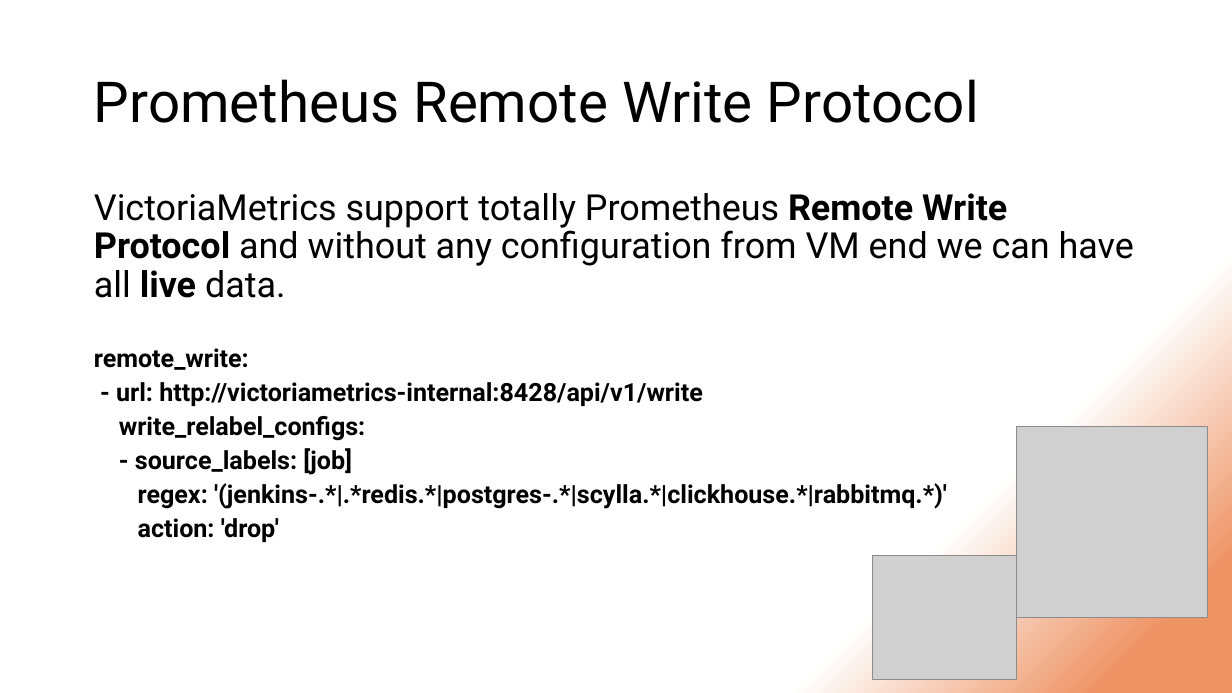
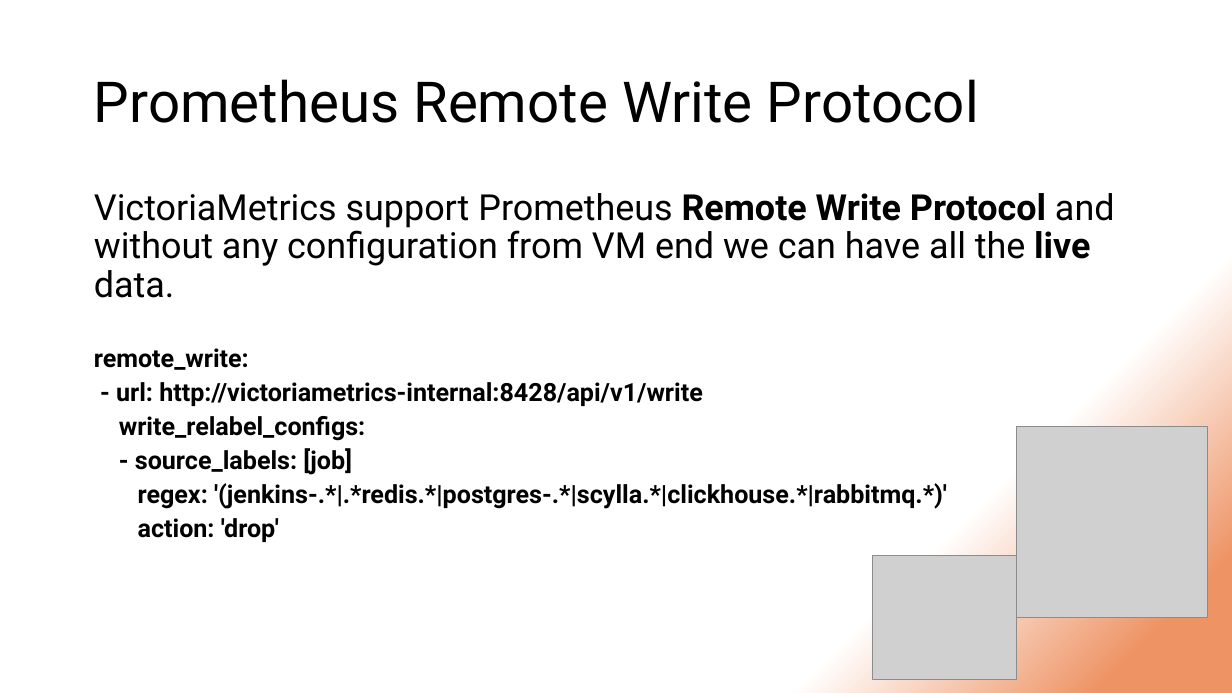
Before and after one commit to DStefanow/victoriametrics-poc, a slide deck: slide 25 of presentation-content/migrating-from-prometheus-to-vm.pptx. Drawn at 1232x693 pixels with LibreOffice and Linux fonts; fonts in the diff are those of the drawing; grey boxes stand for pictures. Boxes give left, top, right and bottom in pixels: in the first picture for what was removed or moved away, otherwise in the second. Text is boxed around its words. In the diff, an @@ line names an element or a change of style, - is before the commit and + after.

```diff
--- a/presentation-content/migrating-from-prometheus-to-vm.pptx
+++ b/presentation-content/migrating-from-prometheus-to-vm.pptx
@@ text at <box>94,193,1115,298</box>: text changed @@
-VictoriaMetrics support totally Prometheus Remote Write Protocol and without any configuration from VM end we can have all live data.
+VictoriaMetrics support Prometheus Remote Write Protocol and without any configuration from VM end we can have all the live data.
```
Also in this commit, not shown: 2 other slides changed.
